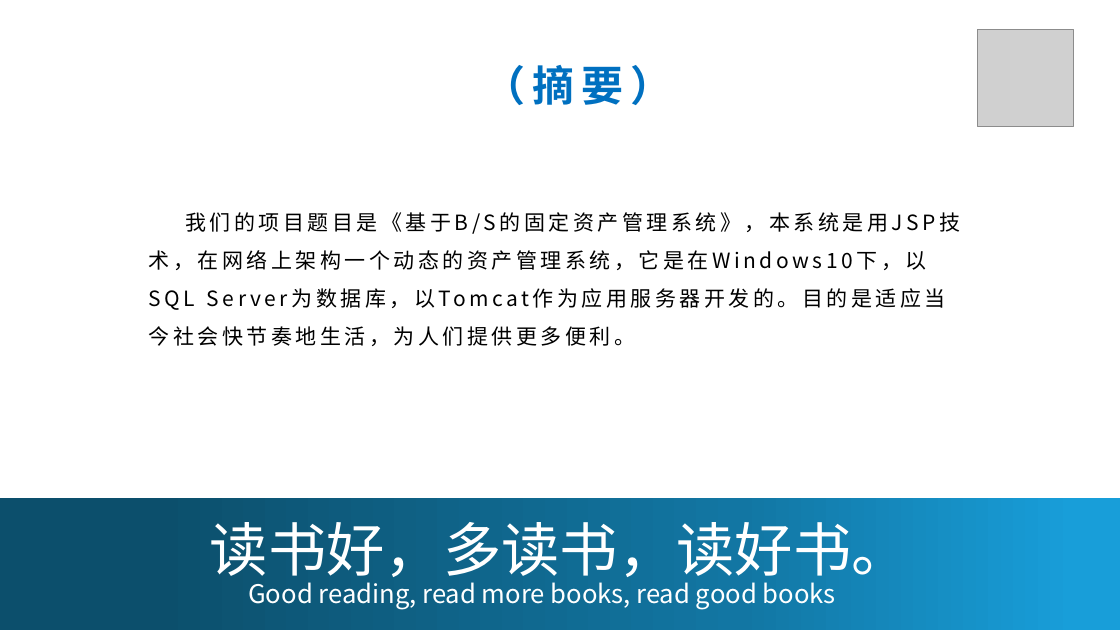
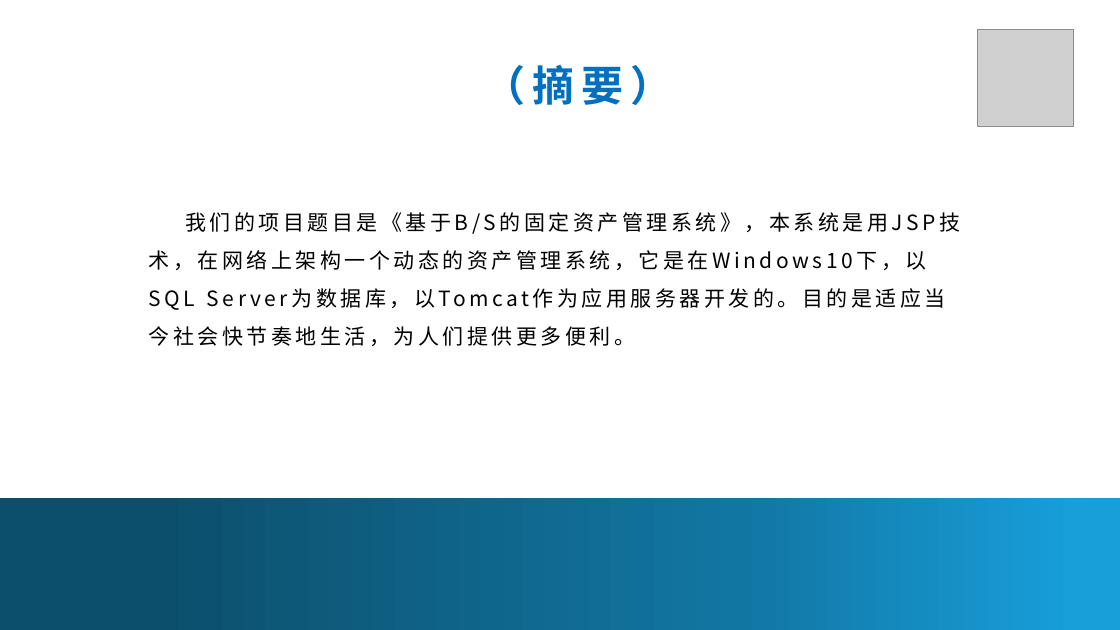
Before and after one commit to upc2018-2019-3/Team17Proj, a slide deck: slide 2 of 固定资产管理系统-17.pptx. Drawn at 1120x630 pixels with LibreOffice and Linux fonts; fonts in the diff are those of the drawing; grey boxes stand for pictures; background and template pictures are left out. Boxes give left, top, right and bottom in pixels: in the first picture for what was removed or moved away, otherwise in the second. Text is boxed around its words. In the diff, an @@ line names an element or a change of style, - is before the commit and + after.

```diff
--- a/固定资产管理系统-17.pptx
+++ b/固定资产管理系统-17.pptx
@@ text removed at (210,512,910,586) @@
-读书好，多读书，读好书。
@@ text removed at (248,582,836,610) @@
-Good reading, read more books, read good books
```
Also in this commit, not shown: 1 other slide changed.
